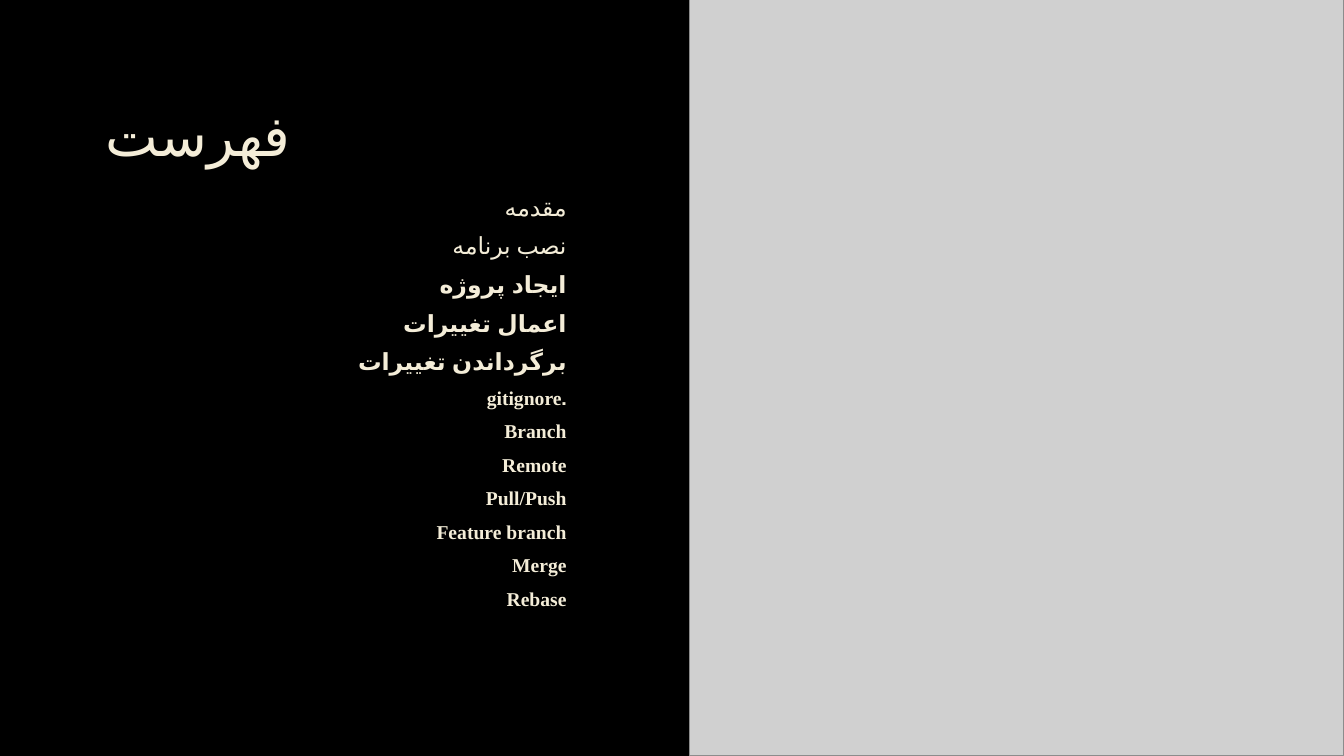
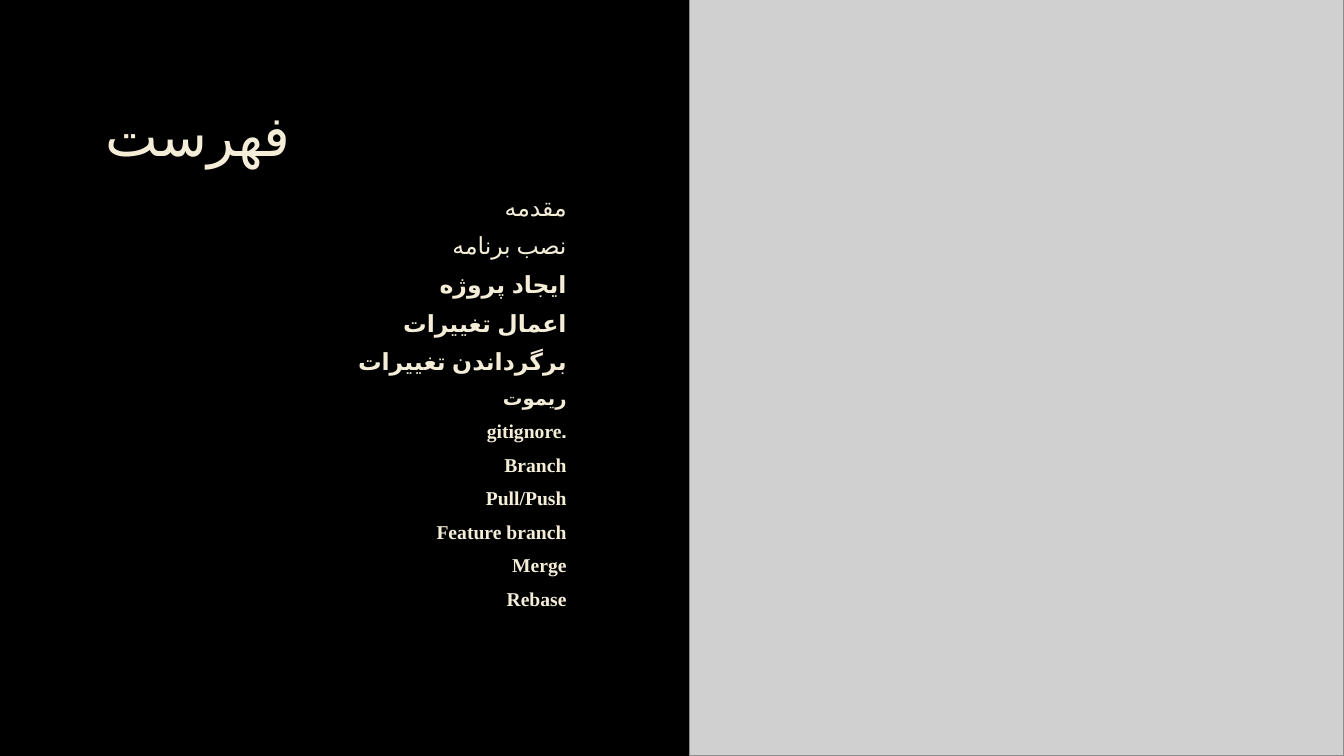
Before and after one commit to RAAvenger/MabahesVizhe2-GitCourse, a slide deck: slide 3 of git slides.pptx. Drawn at 1344x756 pixels with LibreOffice and Linux fonts; fonts in the diff are those of the drawing; grey boxes stand for pictures; background and template pictures are left out. Boxes give left, top, right and bottom in pixels: in the first picture for what was removed or moved away, otherwise in the second. Text is boxed around its words. In the diff, an @@ line names an element or a change of style, - is before the commit and + after.

Commit message:
git slides: remot part added.

```diff
--- a/git slides.pptx
+++ b/git slides.pptx
@@ text at (x1=503, y1=397, x2=567, y2=410): paragraph added @@
+ریموت
@@ text at (x1=502, y1=459, x2=566, y2=473): paragraph removed @@
-Remote
```
Also in this commit, not shown: 1 other slide changed, 1 slide added.
